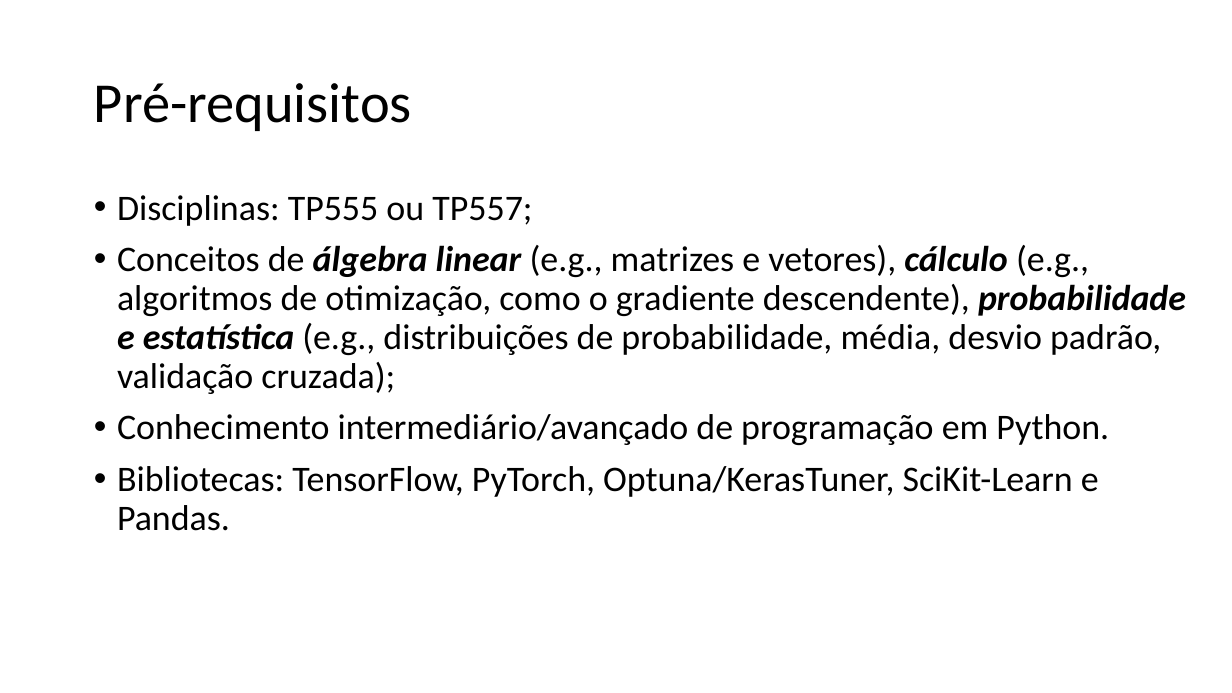
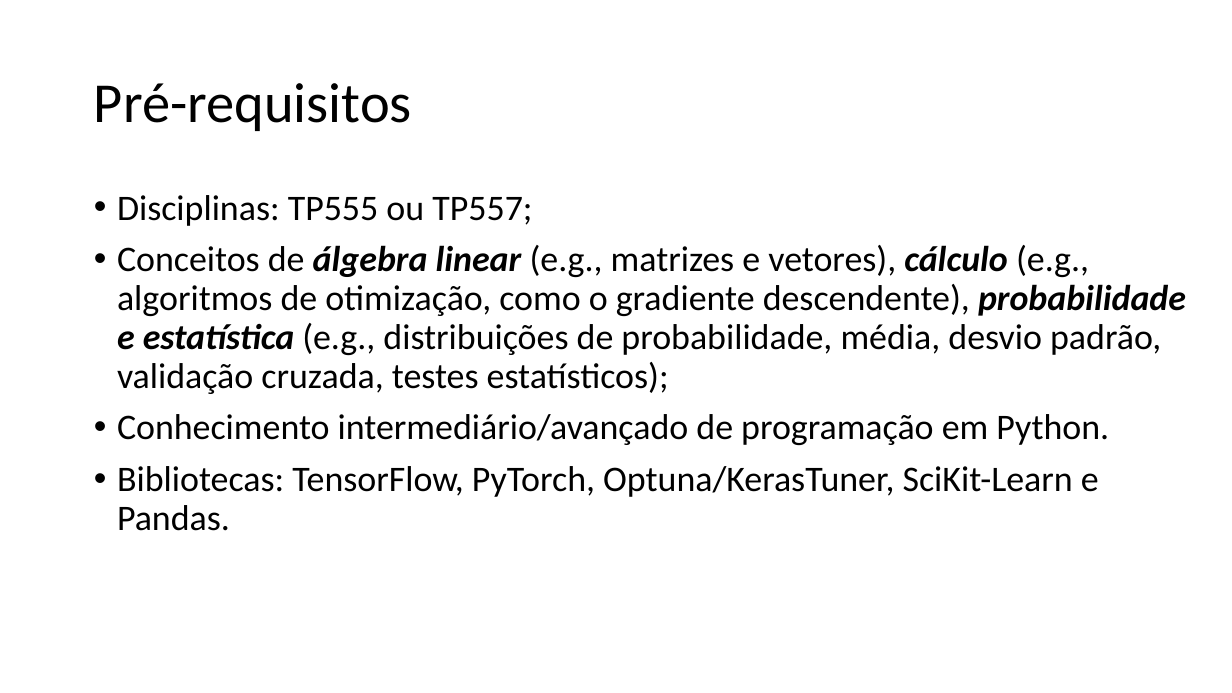
Before and after one commit to zz4fap/tp558-adv-ml, a slide deck: slide 5 of slides/TP558_1_Introdução_ao_curso.pptx. Drawn at 1232x693 pixels with LibreOffice and Linux fonts; fonts in the diff are those of the drawing. Boxes give left, top, right and bottom in pixels: in the first picture for what was removed or moved away, otherwise in the second. Text is boxed around its words. In the diff, an @@ line names an element or a change of style, - is before the commit and + after.

```diff
--- a/slides/TP558_1_Introdução_ao_curso.pptx
+++ b/slides/TP558_1_Introdução_ao_curso.pptx
@@ text at (117,245,1186,394): text changed @@
-• Conceitos de álgebra linear (e.g., matrizes e vetores), cálculo (e.g., algoritmos de otimização, como o gradiente descendente), probabilidade e estatística (e.g., distribuições de probabilidade, média, desvio padrão, validação cruzada);
+• Conceitos de álgebra linear (e.g., matrizes e vetores), cálculo (e.g., algoritmos de otimização, como o gradiente descendente), probabilidade e estatística (e.g., distribuições de probabilidade, média, desvio padrão, validação cruzada, testes estatísticos);
```
Also in this commit, not shown: 6 other slides changed, 1 other file.
